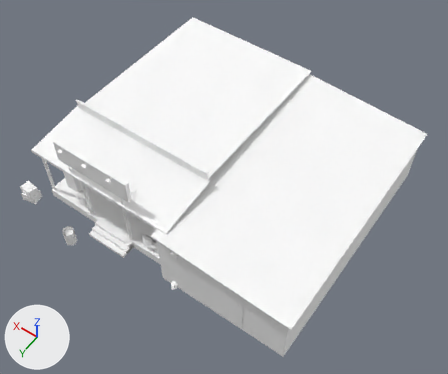
The OBJ model Assets/models/maps/riverside/riverside_store.obj: old version first, new version second.
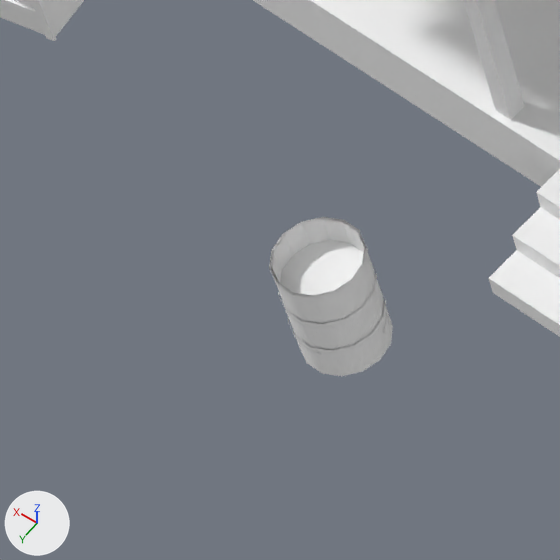
Old and new are each drawn whole from a camera (50 mm lens) standing at (-809.0, -86.0, 1037.0) and looking at (-372.0, -698.0, 75.0) and again close up on the part from 7% to 22% of the width and 53% to 72% of the height. Arrows for +X, +Y and +Z are at lower left; the lights stay in place. The first two pictures are the older version. Where no turn or scale is listed for an object, it has been applied to the vertices. Vertices at exactly the same position are counted once.

In view in the first close-up: 'riverside_store'.
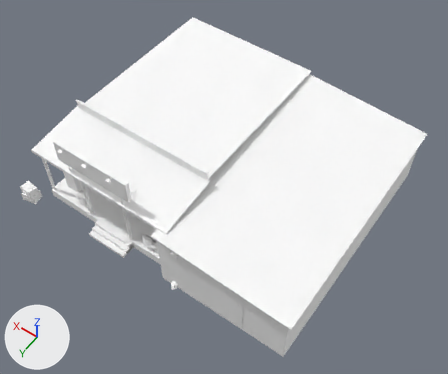
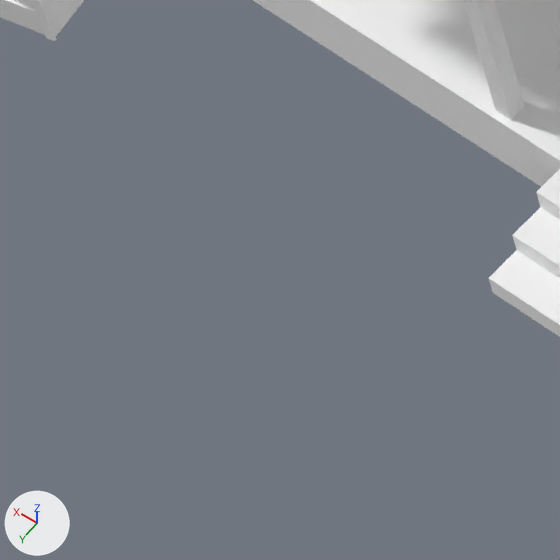
Where the change shows, as pixel boxes [x1, y1, x2, y2] in the close-ups (560 x 560 px):
'riverside_store', reshaped: before [0, 0, 560, 376]; after [0, 0, 560, 337]
part 1 of me_riverside_store, deleted: before [269, 217, 393, 376]

The change, as a list of edits to the scene's bpy script:
```text
Change me_riverside_store:
    used by ob_riverside_store; location = (0.0, 0.0, 0.0)
    remove me_riverside_store.from_pydata(...)  # 2003 vertices, 2790 faces; spans x -648.0..-12.0, y -1008.0..-449.0, z 0.0..228.0
    add me_riverside_store.from_pydata(...)  # 1825 vertices, 2626 faces; spans x -648.0..-12.0, y -1008.0..-475.0, z 0.0..228.0
    me_riverside_store part 1: 12 loose pieces with 178 vertices, spanning x -182.0..-158.0, y -471.0..-449.0, z 0.0..35.0, are deleted
    remove me_riverside_store.materials.append(mat_rs_drum_inside)  # white #ffffff
    remove me_riverside_store.materials.append(mat_rs_ember)  # white #ffffff
    remove me_riverside_store.materials.append(mat_rs_rust)  # white #ffffff
```
